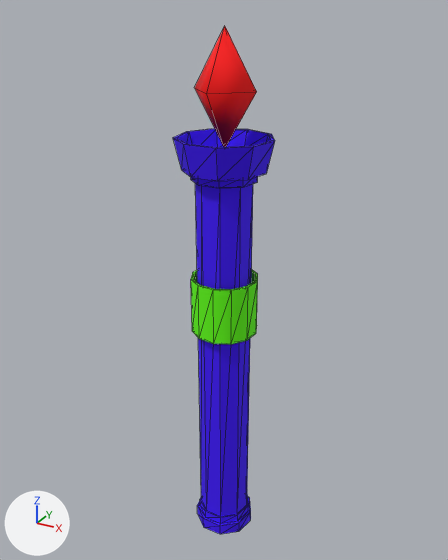
The FBX model 모델링 fbx파일/stage01/stage01_column_b/stage01_column_b.FBX: old version first, new version second.
Before and after are seen from a 50 mm lens placed at (8.99, -16.48, 9.37), pointed at (-0.29, 0.38, 0.94). Arrows for +X, +Y and +Z are at lower left; the lights stay in place. Mesh edges are drawn as thin lines. Where no turn or scale is listed for an object, it has been applied to the vertices. Vertices at the same position are counted once.
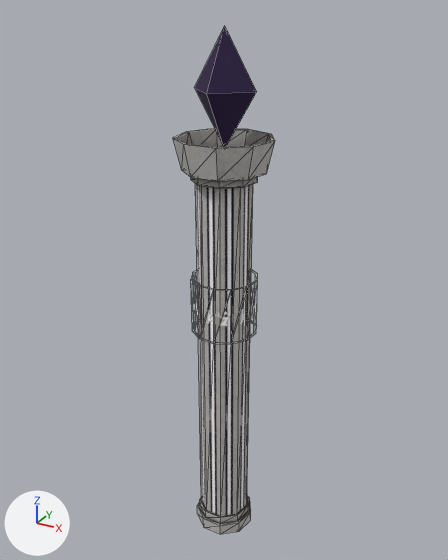
Boxes [x1, y1, x2, y2] around the edits, measured in the pictures (448 x 560 px):
'Cylinder010', surface changed (blue to grey)
    both: [173, 26, 275, 534]
part 1 of me_mesh, recoloured (green to grey)
    before: [191, 270, 258, 344]
    after: [192, 289, 257, 326]
part 2 of me_mesh, recoloured (red to purple)
    both: [195, 26, 257, 147]
part 3 of me_mesh, recoloured (blue to grey)
    both: [173, 129, 275, 534]

Patch to the scene script:
```diff
--- a/모델링 fbx파일/stage01/stage01_column_b/stage01_column_b.FBX.py
+++ b/모델링 fbx파일/stage01/stage01_column_b/stage01_column_b.FBX.py
@@ img_stage01_column_b_write_uvm_png @@
+img_stage01_column_b_write_uvm_png = load_image('stage01_column_b_write_uvm.png', 'stage01_column_b_write_uvm.png', 1024, 1024, 'sRGB')
@@ img_stage01_column_b_die_uvm_png @@
+img_stage01_column_b_die_uvm_png = load_image('stage01_column_b_die_uvm.png', 'stage01_column_b_die_uvm.png', 1024, 1024, 'sRGB')
@@ img_stage01_column_b_uvm_png @@
+img_stage01_column_b_uvm_png = load_image('stage01_column_b_uvm.png', 'stage01_column_b_uvm.png', 1024, 1024, 'sRGB')
@@ mat_01___default @@
 mat_01___default = principled_material('01 - Default')
-mat_01___default.base_color = (1.0, 0.0, 0.0)  # red #ff0000
+mat_01___default.texture = img_stage01_column_b_uvm_png  # with its transparency
 mat_01___default.roughness = 0.859
@@ mat_02___default @@
 mat_02___default = principled_material('02 - Default')
-mat_02___default.base_color = (0.0471, 0.0, 1.0)  # purple #3d00ff
+mat_02___default.texture = img_stage01_column_b_die_uvm_png  # with its transparency
 mat_02___default.roughness = 0.859
@@ mat_01___default_001 @@
+mat_01___default_001 = principled_material('01 - Default.001')
+mat_01___default_001.texture = img_stage01_column_b_write_uvm_png  # with its transparency
+mat_01___default_001.roughness = 0.859
@@ me_mesh @@
 me_mesh.from_pydata(...)  # 162 vertices, 316 faces; spans x -1.5..1.5, y -1.5..1.5, z -8.9..8.9
 # used by ob_cylinder010; location = (-0.05, 0.04, 0.0)
+# me_mesh part 1: 96 faces spanning x -1.1..1.1, y -1.2..1.1, z -0.7..1.3 switch from mat_03___default (green #60ff00) to mat_01___default_001 (picture img_stage01_column_b_write_uvm_png)
+# me_mesh part 2: 8 faces spanning x -1.0..1.0, y -1.1..1.0, z 5.5..8.9 switch from mat_01___default (red #ff0000) to mat_02___default (picture img_stage01_column_b_die_uvm_png)
+# me_mesh part 3: 212 faces spanning x -1.5..1.5, y -1.5..1.5, z -8.9..5.8 switch from mat_02___default (purple #3d00ff) to mat_01___default (picture img_stage01_column_b_uvm_png)
```
